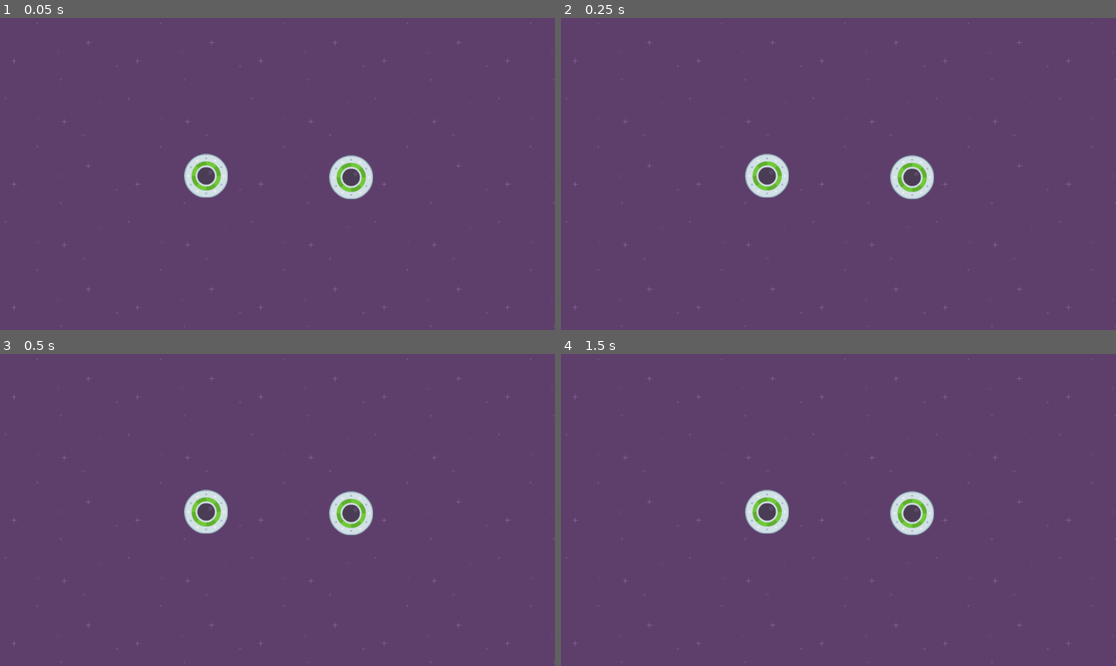
Above: before the commit, frames 1-4 (two rows, left to right).
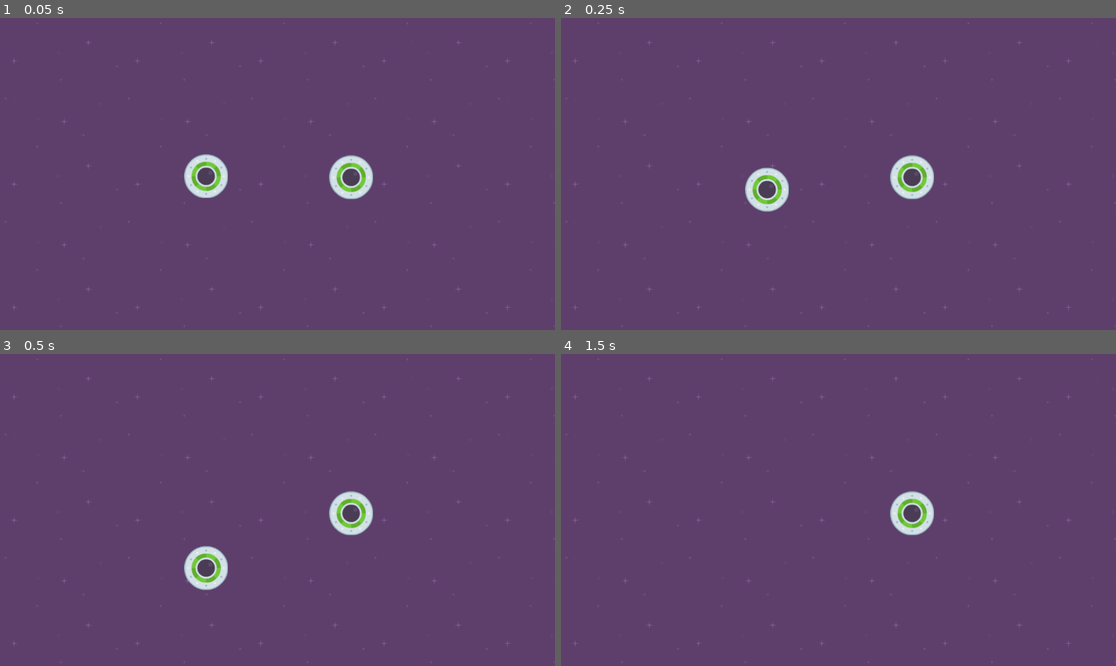
Above: after the commit, the same moments.

Repository: DapperMongoose/SpeedySaucer
Game: Godot game, scene res://level_1.tscn
Two runs of this game, one before a commit and one after it. Both use one fixed random seed, a clock stepped at 60 frames per second and the inputs below.
Inputs:
- Up to frame 1 (0.05 s): no input
- Up to frame 2 (0.25 s): no input
- Up to frame 3 (0.5 s): no input
- Up to frame 4 (1.5 s): tap Enter at 1.25 s

The runs differ from the first frame. In frame 1, 0.1% of the frame differs, in the area x 33-41%, y 43-58%; in frame 2, 1.2%; in frame 3, 1.5%, in the area x 33-42%, y 43-76%; in frame 4, 0.8%.

Commit message:
lesson completed

Diff:
--- a/level_1.tscn
+++ b/level_1.tscn
@@ -16,3 +16,4 @@
 
 [node name="Player2" parent="." instance=ExtResource("2_a4uty")]
 position = Vector2(428, 328)
+gravity_scale = 1.0
